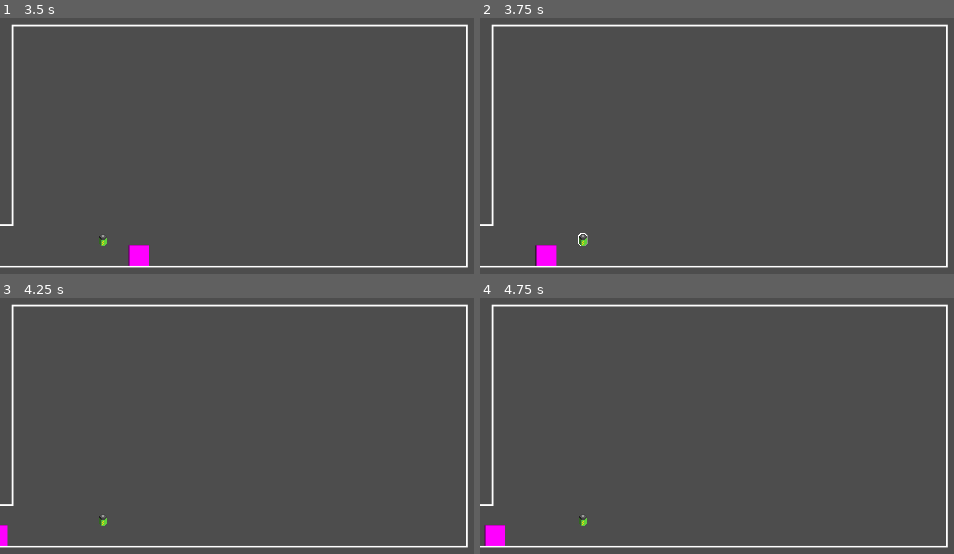
Above: before the commit, frames 1-4 (two rows, left to right).
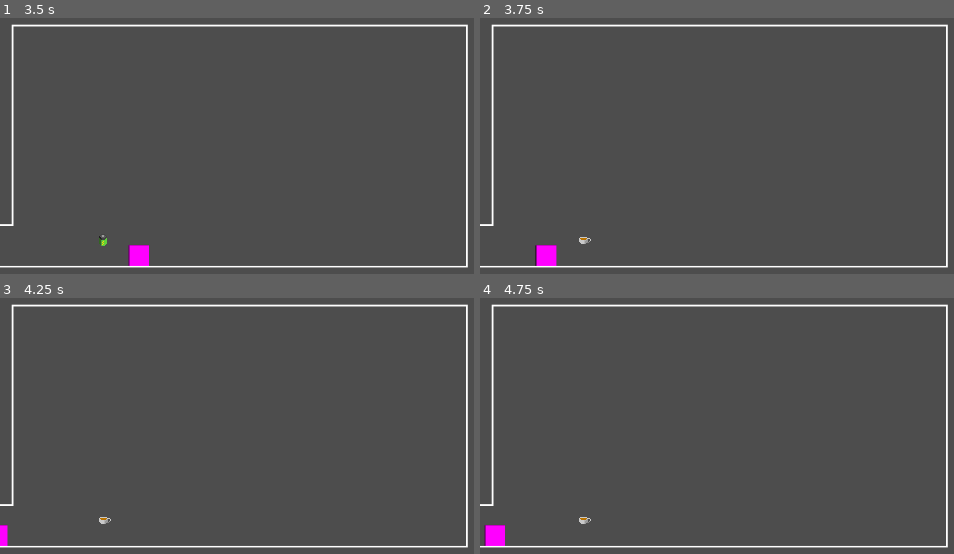
Above: after the commit, the same moments.

Repository: ashtherz/roots
Game: Godot game, scene res://scenes/platformer.tscn
The game is run twice, just before and just after one commit, with the same random seed, the same clock (stepped at 60 frames per second) and the same inputs. This scene is started directly instead of the project's main scene.
Inputs (mouse positions are in pixels of both pictures, inside the frame that each line leads up to):
- Up to frame 1 (3.5 s): tap Enter at 0.5 s; move the mouse to (outside the picture) at 0.52 s; hold Right (ui_right) 0.53-2.03 s; tap Z (Interact) every 0.75 s from 0.6 to 2.85 s; click (outside the picture) at 0.67 s; tap Up (PlatformerJump) at 0.77, 1.52, 3.02 s; move the mouse to (outside the picture) at 1.27 s; move the mouse to (161, 169) at 2.02 s; hold Left (ui_left) from 2.03 s (still down); move the mouse to (440, 238) at 2.77 s; click (440, 238) at 2.92 s
- Up to frame 2 (3.75 s): keep holding Left (ui_left); move the mouse to (759, 125) at 3.52 s; tap Z (Interact) at 3.6 s
- Up to frame 3 (4.25 s): keep holding Left (ui_left); tap Up (PlatformerJump) at 3.77 s
- Up to frame 4 (4.75 s): tap Space at 4.25 s; move the mouse to (outside the picture) at 4.27 s; release Left (ui_left) at 4.28 s; hold Right (ui_right) from 4.28 s (still down); tap Z (Interact) at 4.35 s; tap Up (PlatformerJump) at 4.52 s

Frame 1 is identical in both runs. In frame 2, less than 0.1% of the frame differs, in the area x 20-24%, y 83-90%; in frame 3, less than 0.1%; in frame 4, less than 0.1%.

Commit message:
Finish interactables

Diff:
--- a/game/scenes/platformer.tscn
+++ b/game/scenes/platformer.tscn
@@ -5,6 +5,7 @@
 [ext_resource type="Shader" uid="uid://bw7rs7q2i56si" path="res://assets/item_outline.gdshader" id="3_85uu4"]
 [ext_resource type="Texture2D" uid="uid://3rl2tdyieagd" path="res://assets/sprites/battery.png" id="4_xlal6"]
 [ext_resource type="Script" uid="uid://dk7xma07k385n" path="res://scripts/platformer/interactable_sprite.gd" id="5_qcnyv"]
+[ext_resource type="Texture2D" uid="uid://c1glllwd560s6" path="res://assets/sprites/teacup.png" id="6_qcnyv"]
 
 [sub_resource type="RectangleShape2D" id="RectangleShape2D_5m132"]
 size = Vector2(50, 50)
@@ -136,6 +137,7 @@
 scale = Vector2(0.3, 0.3)
 texture = ExtResource("4_xlal6")
 script = ExtResource("5_qcnyv")
+interactedSprite = ExtResource("6_qcnyv")
 
 [connection signal="body_entered" from="Interactable/Area2D" to="Interactable/Sprite2D" method="_on_area_2d_body_entered"]
 [connection signal="body_exited" from="Interactable/Area2D" to="Interactable/Sprite2D" method="_on_area_2d_body_exited"]
--- a/game/scripts/platformer/interactable_sprite.gd
+++ b/game/scripts/platformer/interactable_sprite.gd
@@ -2,6 +2,7 @@
 signal interacted
 
 @export var interactableId: String = "Unknown"
+@export var interactedSprite: Texture2D = null
 
 const INACTIVE_OUTLINE: float = 0.0
 const IN_RANGE_OUTLINE: float = 2.0 # outline width in game pixels
@@ -23,10 +24,16 @@
 		"INACTIVE":
 			set_instance_shader_parameter("outLineSize", INACTIVE_OUTLINE)
 			set_instance_shader_parameter("outLineColor", IN_RANGE_COLOR)
+		"DISABLED":
+			set_instance_shader_parameter("outLineSize", INACTIVE_OUTLINE)
+			set_instance_shader_parameter("outLineColor", IN_RANGE_COLOR)
 		_:
 			push_warning("Unknown state ", interactionState)
 
 func interact() -> void:
+	texture = interactedSprite
+	interactionState = "DISABLED"
+	show_state()
 	interacted.emit()
 
 # The shader can only draw inside the sprite's rect, so grow the drawn region past the
@@ -44,13 +51,15 @@
 
 
 func _on_area_2d_body_entered(body: Node2D) -> void:
-	interactionState = "IN_RANGE"
-	show_state()
+	if interactionState != "DISABLED":
+		interactionState = "IN_RANGE"
+		show_state()
 
 
 func _on_area_2d_body_exited(body: Node2D) -> void:
-	interactionState = "INACTIVE"
-	show_state()
+	if interactionState != "DISABLED":
+		interactionState = "INACTIVE"
+		show_state()
 
 func _physics_process(delta: float) -> void:
 	if interactionState == "IN_RANGE" and Input.is_action_just_pressed("Interact"):
Binary file added: game/assets/sprites/teacup.png
Not shown, added: game/assets/sprites/teacup.png.import
